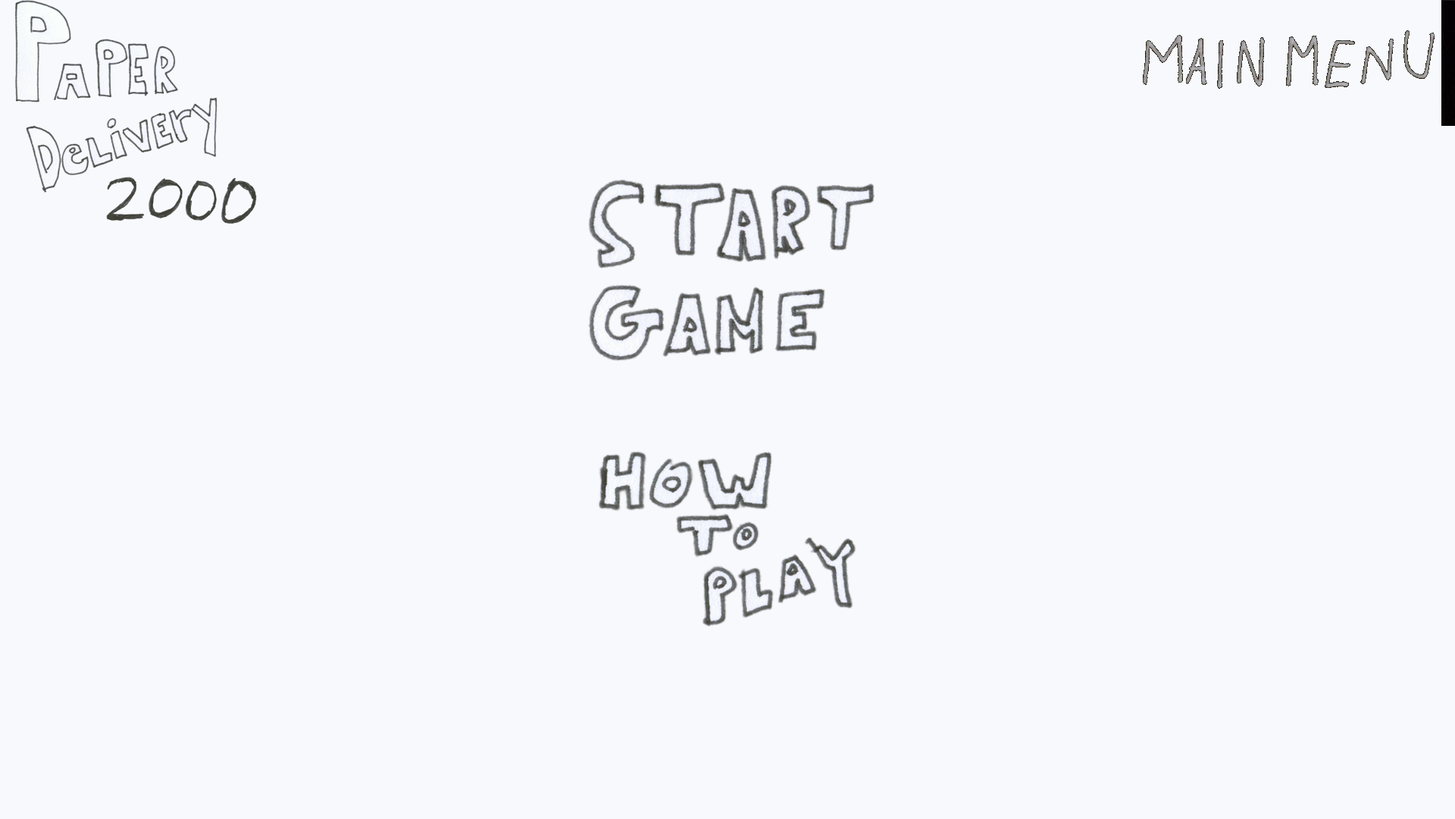
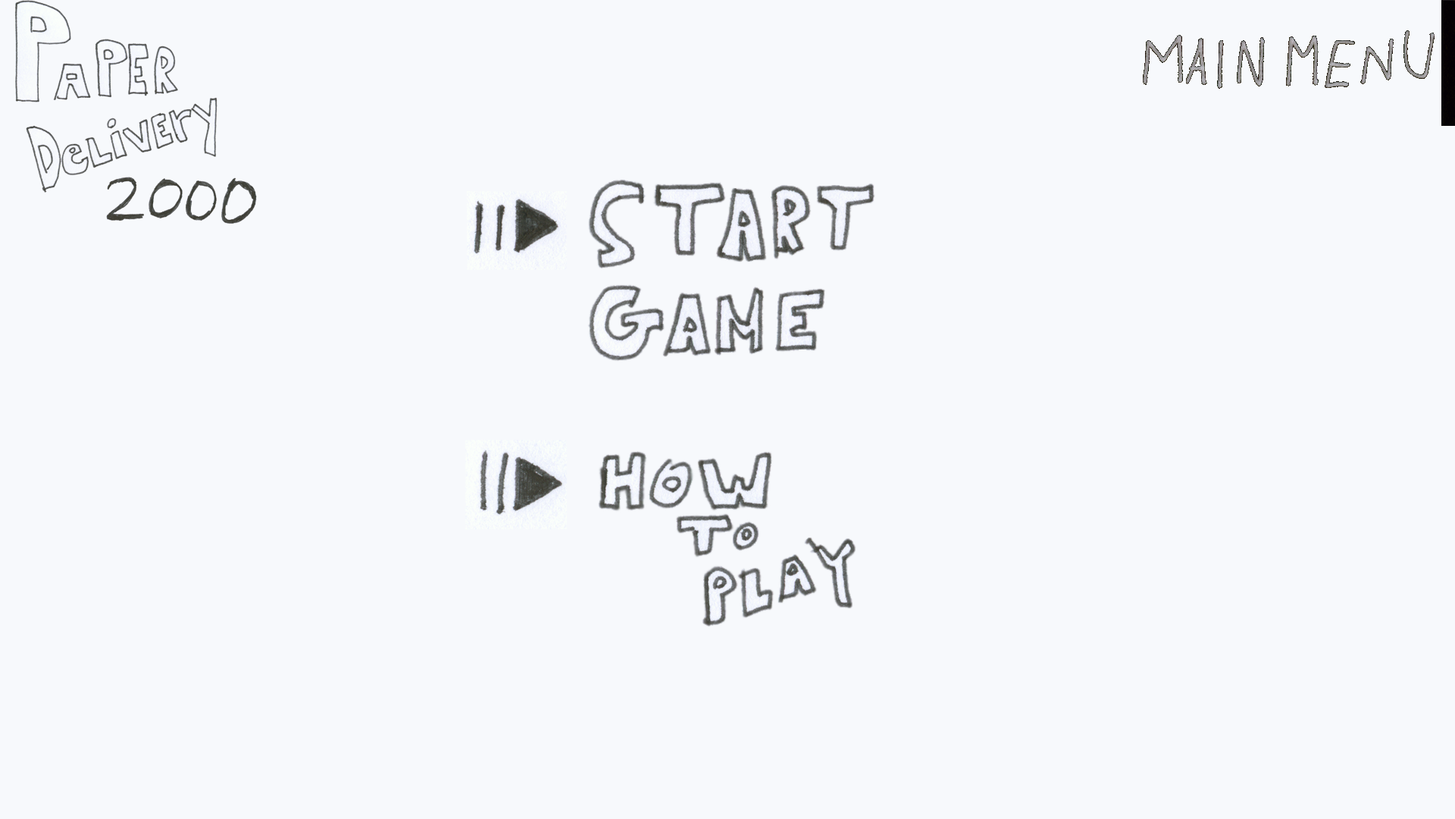
Comparing the layer stacks of the two 1455 x 819 images. Changes:
added layer "Layer 9" above "Layer 8" over [465, 439, 567, 530]
added layer "Layer 8" above "MainMenu" over [466, 191, 567, 270]
